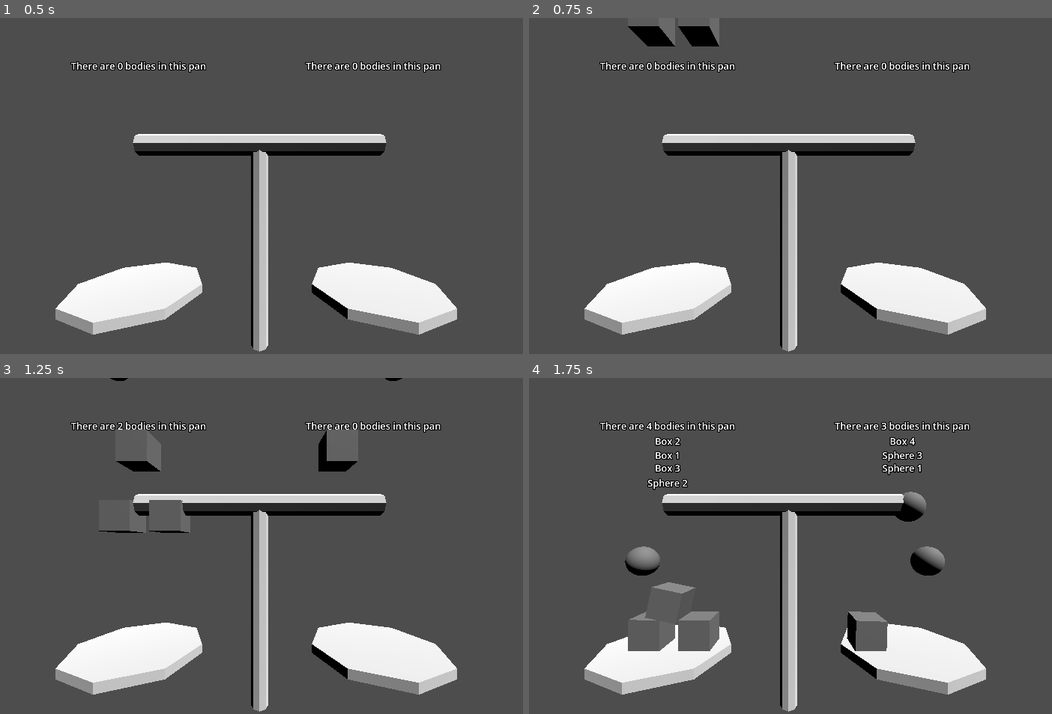
Above: before the commit, frames 1-4 (two rows, left to right).
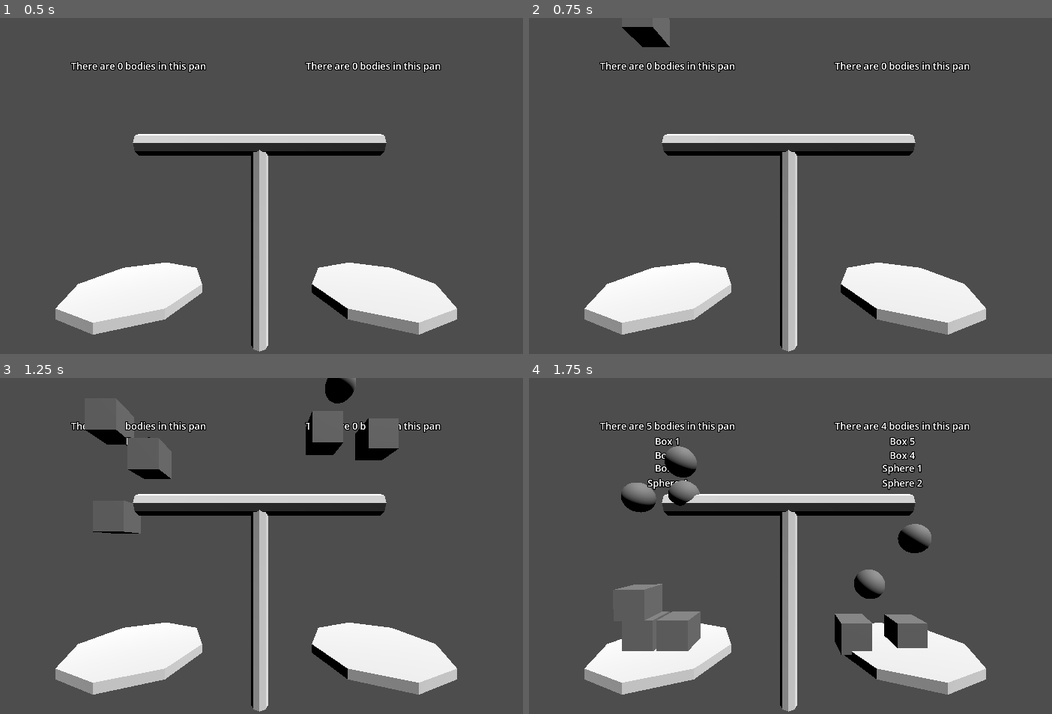
Above: after the commit, the same moments.

Repository: camd67/scale-game
Game: Godot game, scene res://scene/main/main.tscn
Two runs of this game, one before a commit and one after it. Both use one fixed random seed, a clock stepped at 60 frames per second and the inputs below.
Inputs (mouse positions are in pixels of both pictures, inside the frame that each line leads up to):
- Up to frame 1 (0.5 s): no input
- Up to frame 2 (0.75 s): tap Enter at 0.5 s; move the mouse to (921, 169) at 0.52 s; click (921, 169) at 0.67 s
- Up to frame 3 (1.25 s): no input
- Up to frame 4 (1.75 s): drag from (670, 562) to (759, 613) at 1.27 s

Frame 1 is identical in both runs. In frame 2, 0.7% of the frame differs, in the area x 17-37%, y 0-9%; in frame 3, 3.0%; in frame 4, 5.5%, in the area x 16-80%, y 13-83%.

Commit message:
Add grabbables and grabber

Diff:
--- a/project.godot
+++ b/project.godot
@@ -24,6 +24,10 @@
 gdscript/warnings/unused_signal=0
 gdscript/warnings/untyped_declaration=2
 
+[editor]
+
+movie_writer/movie_file="res://local/temp.avi"
+
 [file_customization]
 
 folder_colors={
--- /dev/null
+++ b/scene/grabbable/grabbable.tscn
@@ -0,0 +1,9 @@
+[gd_scene format=3 uid="uid://cbxnphdc8ujhb"]
+
+[node name="Grabbable" type="RigidBody3D"]
+collision_layer = 3
+input_ray_pickable = false
+axis_lock_linear_z = true
+axis_lock_angular_x = true
+axis_lock_angular_y = true
+freeze_mode = 1
--- /dev/null
+++ b/scene/grabber/grabber.gd
@@ -0,0 +1,58 @@
+extends Node3D
+
+@export_group("Required Fields")
+@export var camera: Camera3D
+@export var max_grab_distance: float
+
+var is_grabbing := false
+var grab_item: RigidBody3D = null
+var grabbed_item_plane: Plane = Plane.PLANE_YZ
+var last_mouse_pos: Vector2 = Vector2.ZERO
+
+@onready var grab_ray: RayCast3D = $GrabRay
+
+
+func _ready() -> void:
+	global_position = camera.global_position
+
+
+func _input(event: InputEvent) -> void:
+	if event is InputEventMouse:
+		last_mouse_pos = event.position
+		# Move target to where we're pointing at
+		grab_ray.target_position = camera.project_ray_normal(event.position) * max_grab_distance
+		# This is the same every frame if the camera never moves, but let's be safe
+		grab_ray.global_position = camera.project_ray_origin(event.position)
+
+	if event is InputEventMouseButton:
+		if event.is_pressed():
+			# Signal to the physics process we need to start grabbing something next frame (if possible)
+			is_grabbing = true
+		elif event.is_released():
+			# Stop grabbing anything we may be grabbing
+			is_grabbing = false
+			if grab_item != null:
+				grab_item.freeze = false
+				grab_ray.clear_exceptions()
+				grab_item = null
+
+func _physics_process(delta: float) -> void:
+	if is_grabbing and grab_item == null:
+		if grab_ray.is_colliding():
+			# Grab the item and apply "first time grab" properties
+			grab_item = grab_ray.get_collider() as RigidBody3D
+			grab_ray.add_exception(grab_item)
+			grabbed_item_plane = Plane(Vector3.FORWARD, grab_item.global_position)
+			grab_item.freeze = true
+		else:
+			# We couldn't find anything to grab this frame, stop trying to grab
+			# Without this we could press our grab button and drag over an object to pick it up
+			# rather than clicking on it directly
+			is_grabbing = false
+
+	if grab_item != null:
+		# Move the grabbed item each frame
+		var grab_point := grabbed_item_plane.intersects_ray(camera.project_ray_origin(last_mouse_pos), camera.project_ray_normal(last_mouse_pos)) as Vector3
+		if grab_point != null:
+			# This should never be null... but just in case
+			grab_item.global_position = grab_point
--- /dev/null
+++ b/scene/grabber/grabber.tscn
@@ -0,0 +1,10 @@
+[gd_scene load_steps=2 format=3 uid="uid://dbr2vgtnsucf0"]
+
+[ext_resource type="Script" path="res://scene/grabber/grabber.gd" id="1_bvcfn"]
+
+[node name="Grabber" type="Node3D"]
+script = ExtResource("1_bvcfn")
+
+[node name="GrabRay" type="RayCast3D" parent="."]
+collision_mask = 2
+debug_shape_custom_color = Color(0.84788, 0.1504, 0.94, 0.0980392)
--- a/scene/main/main.tscn
+++ b/scene/main/main.tscn
@@ -1,9 +1,8 @@
-[gd_scene load_steps=7 format=3 uid="uid://co1nhvml5ve6y"]
+[gd_scene load_steps=8 format=3 uid="uid://co1nhvml5ve6y"]
 
 [ext_resource type="PackedScene" uid="uid://ce6b0dfduypqr" path="res://scene/scale/scale.tscn" id="1_ceiqc"]
-
-[sub_resource type="PhysicsMaterial" id="PhysicsMaterial_hru73"]
-friction = 0.8
+[ext_resource type="PackedScene" uid="uid://dbr2vgtnsucf0" path="res://scene/grabber/grabber.tscn" id="2_ygo0o"]
+[ext_resource type="PackedScene" uid="uid://cbxnphdc8ujhb" path="res://scene/grabbable/grabbable.tscn" id="3_sbhlc"]
 
 [sub_resource type="BoxMesh" id="BoxMesh_eat20"]
 
@@ -15,7 +14,11 @@
 
 [node name="Main" type="Node3D"]
 
-[node name="Camera3D" type="Camera3D" parent="."]
+[node name="Grabber" parent="." node_paths=PackedStringArray("camera") instance=ExtResource("2_ygo0o")]
+camera = NodePath("../Camera3D")
+max_grab_distance = 15.0
+
+[node name="Camera3D" type="Camera3D" parent="." groups=["camera"]]
 transform = Transform3D(1, 0, 0, 0, 1, 0, 0, 0, 1, 0, 5.49245, 7.5065)
 
 [node name="DirectionalLight3D" type="DirectionalLight3D" parent="."]
@@ -24,100 +27,102 @@
 [node name="Scale" parent="." instance=ExtResource("1_ceiqc")]
 transform = Transform3D(1, 0, 0, 0, 1, 0, 0, 0, 1, 0, 0, -0.0283279)
 
-[node name="Box 1" type="RigidBody3D" parent="."]
-transform = Transform3D(1, 0, 0, 0, 1, 0, 0, 0, 1, -4.64318, 13.7293, 0)
-collision_layer = 3
-axis_lock_linear_z = true
-axis_lock_angular_x = true
-axis_lock_angular_y = true
-physics_material_override = SubResource("PhysicsMaterial_hru73")
+[node name="Box 1" parent="." instance=ExtResource("3_sbhlc")]
+transform = Transform3D(1, 0, 0, 0, 1, 0, 0, 0, 1, -4.83738, 13.706, 0)
 
 [node name="MeshInstance3D" type="MeshInstance3D" parent="Box 1"]
 mesh = SubResource("BoxMesh_eat20")
+skeleton = NodePath("")
 
 [node name="CollisionShape3D" type="CollisionShape3D" parent="Box 1"]
 shape = SubResource("BoxShape3D_hqjwl")
 
-[node name="Box 2" type="RigidBody3D" parent="."]
-transform = Transform3D(1, 0, 0, 0, 1, 0, 0, 0, 1, -3.02986, 13.7293, 0)
-collision_layer = 3
-axis_lock_linear_z = true
-axis_lock_angular_x = true
-axis_lock_angular_y = true
-physics_material_override = SubResource("PhysicsMaterial_hru73")
+[node name="Box 2" parent="." instance=ExtResource("3_sbhlc")]
+transform = Transform3D(1, 0, 0, 0, 1, 0, 0, 0, 1, -3.72357, 15.7063, 0)
 
 [node name="MeshInstance3D" type="MeshInstance3D" parent="Box 2"]
 mesh = SubResource("BoxMesh_eat20")
+skeleton = NodePath("")
 
 [node name="CollisionShape3D" type="CollisionShape3D" parent="Box 2"]
 shape = SubResource("BoxShape3D_hqjwl")
 
-[node name="Box 3" type="RigidBody3D" parent="."]
-transform = Transform3D(1, 0, 0, 0, 1, 0, 0, 0, 1, -4.10579, 15.9709, 0)
-collision_layer = 3
-axis_lock_linear_z = true
-axis_lock_angular_x = true
-axis_lock_angular_y = true
-physics_material_override = SubResource("PhysicsMaterial_hru73")
+[node name="Box 3" parent="." instance=ExtResource("3_sbhlc")]
+transform = Transform3D(1, 0, 0, 0, 1, 0, 0, 0, 1, -5.08909, 16.9708, 0)
 
 [node name="MeshInstance3D" type="MeshInstance3D" parent="Box 3"]
 mesh = SubResource("BoxMesh_eat20")
+skeleton = NodePath("")
 
 [node name="CollisionShape3D" type="CollisionShape3D" parent="Box 3"]
 shape = SubResource("BoxShape3D_hqjwl")
 
-[node name="Box 4" type="RigidBody3D" parent="."]
-transform = Transform3D(1, 0, 0, 0, 1, 0, 0, 0, 1, 2.64865, 15.9709, 0)
-collision_layer = 3
-axis_lock_linear_z = true
-axis_lock_angular_x = true
-axis_lock_angular_y = true
-physics_material_override = SubResource("PhysicsMaterial_hru73")
+[node name="Box 4" parent="." instance=ExtResource("3_sbhlc")]
+transform = Transform3D(1, 0, 0, 0, 1, 0, 0, 0, 1, 2.17792, 16.5634, 0)
 
 [node name="MeshInstance3D" type="MeshInstance3D" parent="Box 4"]
 mesh = SubResource("BoxMesh_eat20")
+skeleton = NodePath("")
 
 [node name="CollisionShape3D" type="CollisionShape3D" parent="Box 4"]
 shape = SubResource("BoxShape3D_hqjwl")
 
-[node name="Sphere 1" type="RigidBody3D" parent="."]
-transform = Transform3D(1, 0, 0, 0, 1, 0, 0, 0, 1, 4.1206, 20.876, 0)
-collision_layer = 3
-axis_lock_linear_z = true
-axis_lock_angular_x = true
-axis_lock_angular_y = true
-physics_material_override = SubResource("PhysicsMaterial_hru73")
+[node name="Box 5" parent="." instance=ExtResource("3_sbhlc")]
+transform = Transform3D(1, 0, 0, 0, 1, 0, 0, 0, 1, 4.09529, 16.4732, -0.228616)
+
+[node name="MeshInstance3D" type="MeshInstance3D" parent="Box 5"]
+mesh = SubResource("BoxMesh_eat20")
+skeleton = NodePath("")
+
+[node name="CollisionShape3D" type="CollisionShape3D" parent="Box 5"]
+shape = SubResource("BoxShape3D_hqjwl")
+
+[node name="Sphere 1" parent="." instance=ExtResource("3_sbhlc")]
+transform = Transform3D(1, 0, 0, 0, 1, 0, 0, 0, 1, 2.75954, 18.2337, 0)
 
 [node name="MeshInstance3D" type="MeshInstance3D" parent="Sphere 1"]
 mesh = SubResource("SphereMesh_1ed4l")
+skeleton = NodePath("")
 
 [node name="CollisionShape3D" type="CollisionShape3D" parent="Sphere 1"]
 shape = SubResource("SphereShape3D_ua2m6")
 
-[node name="Sphere 2" type="RigidBody3D" parent="."]
-transform = Transform3D(1, 0, 0, 0, 1, 0, 0, 0, 1, -4.97251, 19.0193, 0)
-collision_layer = 3
-axis_lock_linear_z = true
-axis_lock_angular_x = true
-axis_lock_angular_y = true
-physics_material_override = SubResource("PhysicsMaterial_hru73")
+[node name="Sphere 2" parent="." instance=ExtResource("3_sbhlc")]
+transform = Transform3D(1, 0, 0, 0, 1, 0, 0, 0, 1, 4.30208, 19.7922, 0)
 
 [node name="MeshInstance3D" type="MeshInstance3D" parent="Sphere 2"]
 mesh = SubResource("SphereMesh_1ed4l")
+skeleton = NodePath("")
 
 [node name="CollisionShape3D" type="CollisionShape3D" parent="Sphere 2"]
 shape = SubResource("SphereShape3D_ua2m6")
 
-[node name="Sphere 3" type="RigidBody3D" parent="."]
-transform = Transform3D(1, 0, 0, 0, 1, 0, 0, 0, 1, 4.74073, 19.0193, 0)
-collision_layer = 3
-axis_lock_linear_z = true
-axis_lock_angular_x = true
-axis_lock_angular_y = true
-physics_material_override = SubResource("PhysicsMaterial_hru73")
+[node name="Sphere 3" parent="." instance=ExtResource("3_sbhlc")]
+transform = Transform3D(1, 0, 0, 0, 1, 0, 0, 0, 1, -5.1174, 21.2, 0)
 
 [node name="MeshInstance3D" type="MeshInstance3D" parent="Sphere 3"]
 mesh = SubResource("SphereMesh_1ed4l")
+skeleton = NodePath("")
 
 [node name="CollisionShape3D" type="CollisionShape3D" parent="Sphere 3"]
 shape = SubResource("SphereShape3D_ua2m6")
+
+[node name="Sphere 4" parent="." instance=ExtResource("3_sbhlc")]
+transform = Transform3D(1, 0, 0, 0, 1, 0, 0, 0, 1, -3.55332, 21.2586, 0)
+
+[node name="MeshInstance3D" type="MeshInstance3D" parent="Sphere 4"]
+mesh = SubResource("SphereMesh_1ed4l")
+skeleton = NodePath("")
+
+[node name="CollisionShape3D" type="CollisionShape3D" parent="Sphere 4"]
+shape = SubResource("SphereShape3D_ua2m6")
+
+[node name="Sphere 5" parent="." instance=ExtResource("3_sbhlc")]
+transform = Transform3D(1, 0, 0, 0, 1, 0, 0, 0, 1, -3.68131, 22.4102, 0)
+
+[node name="MeshInstance3D" type="MeshInstance3D" parent="Sphere 5"]
+mesh = SubResource("SphereMesh_1ed4l")
+skeleton = NodePath("")
+
+[node name="CollisionShape3D" type="CollisionShape3D" parent="Sphere 5"]
+shape = SubResource("SphereShape3D_ua2m6")
